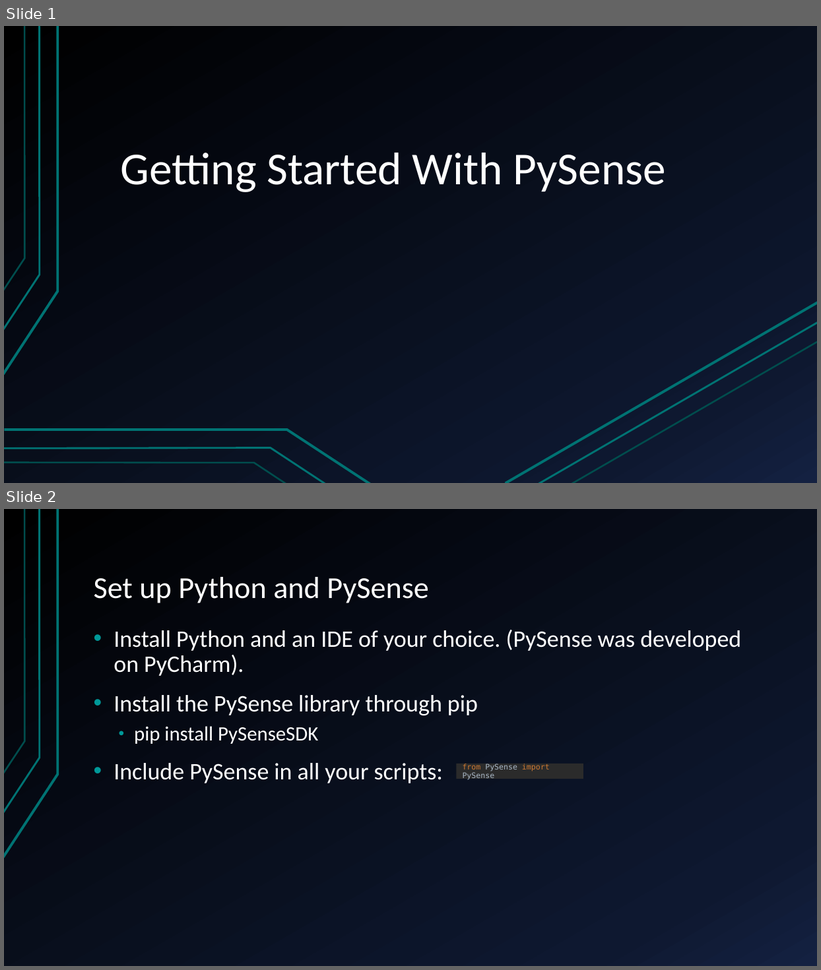
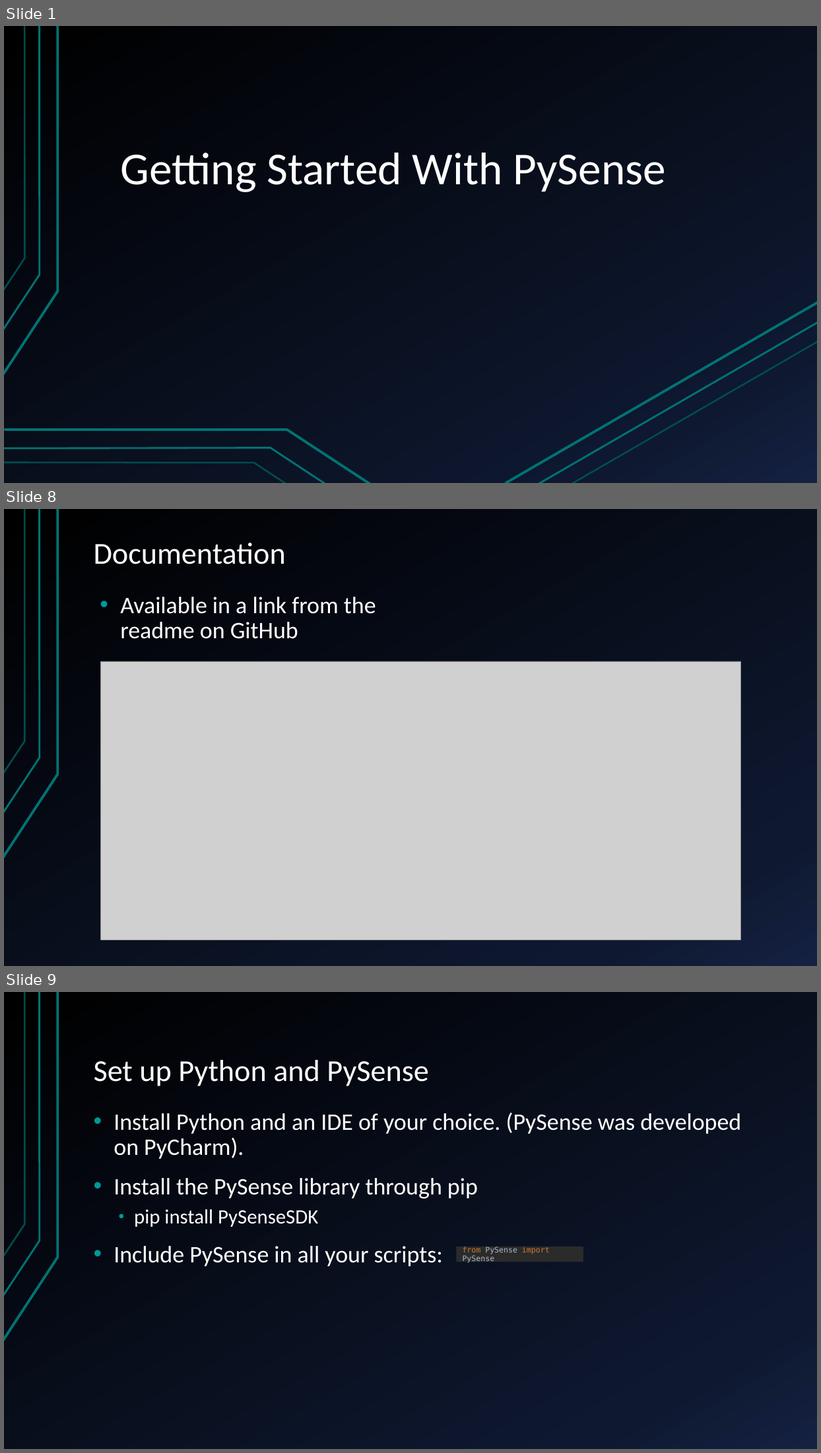
Before and after one commit to nathangiusti/PySense, a slide deck: PySenseTutorial.pptx. Shown one above the other, each under a label of ours: slides 1 and 2 before the commit, slides 1, 8 and 9 after it; the slides between them are not shown. The pictures are 821x970 and 821x1453 pixels, drawn with LibreOffice and Linux fonts; fonts in the diff are those of the drawing; grey boxes stand for pictures. Boxes give left, top, right and bottom in pixels: in the first picture for what was removed or moved away, otherwise in the second. Text is boxed around its words. In the diff, an @@ line names an element or a change of style, - is before the commit and + after.

```diff
--- a/PySenseTutorial.pptx
+++ b/PySenseTutorial.pptx
@@ slide 8 added at [4, 509, 817, 966], background gradient #000000 to #0F1931 to #142242; not listed: 3 template elements that a slide beside it also shows @@
@@ title added at [94, 543, 286, 564], 36 pt, text #FFFFFF @@
+Documentation
@@ text added at [120, 597, 376, 639], 28 pt, text #FFFFFF @@
+• Available in a link from the readme on GitHub
@@ picture added at [100, 661, 741, 940] @@
@@ what was slide 2 is now slide 9 @@
```
Also in this commit, not shown: 1 slide changed, 6 other slides added.
